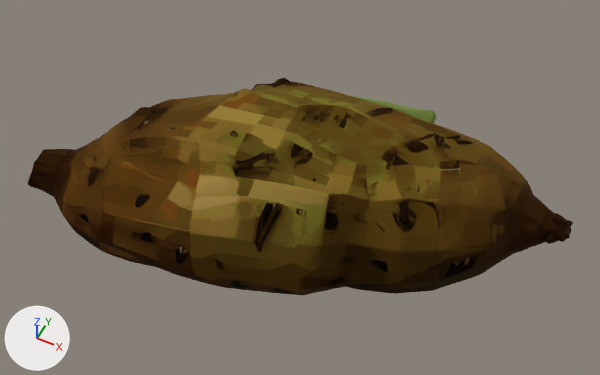
Two versions of the glTF model assets/models/items/food_steamed_tuber/food_steamed_tuber.glb, one commit apart.
Both versions are drawn from a camera (50 mm lens) standing at (0.12, -0.26, 0.344) and looking at (-0.004, -0.012, 0.033). Lighting does not change. The marker at lower left points along +X, +Y and +Z. The picture after the commit comes second.

Names of what the first picture shows: 'food_steamed_tuber'.
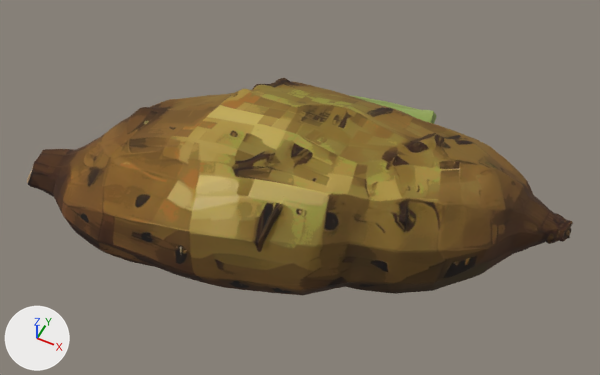
Pixel boxes (x1, y1, x2, y2) of what changed, in the pictures (600 x 375 px):
'food_steamed_tuber', surface changed (lighter): (27, 78, 573, 295) in both

What changed in the scene script:
```text
Change mat_material_018:
    mat_material_018.metallic: 1.0 -> 0.0
```
